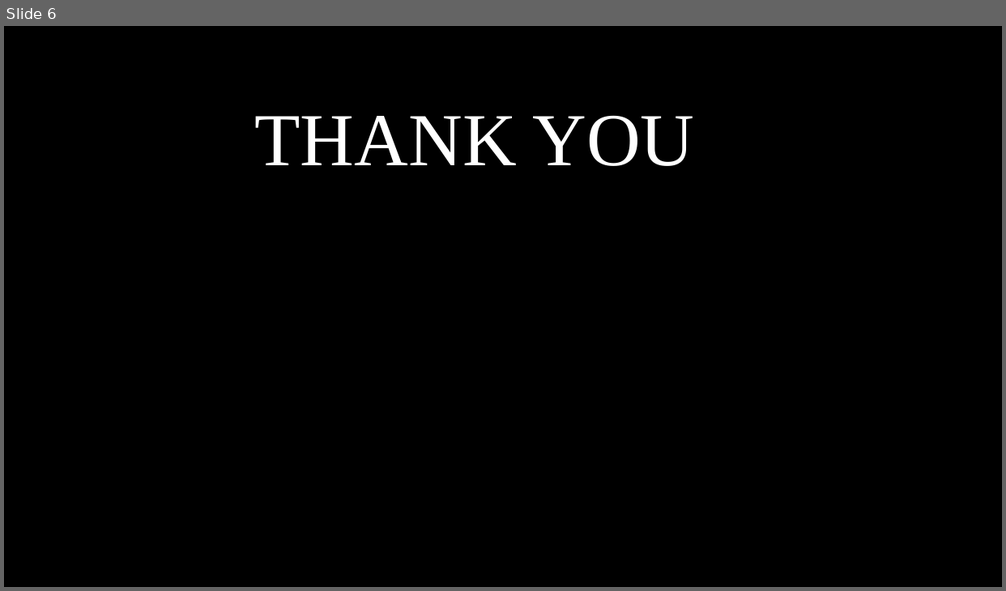
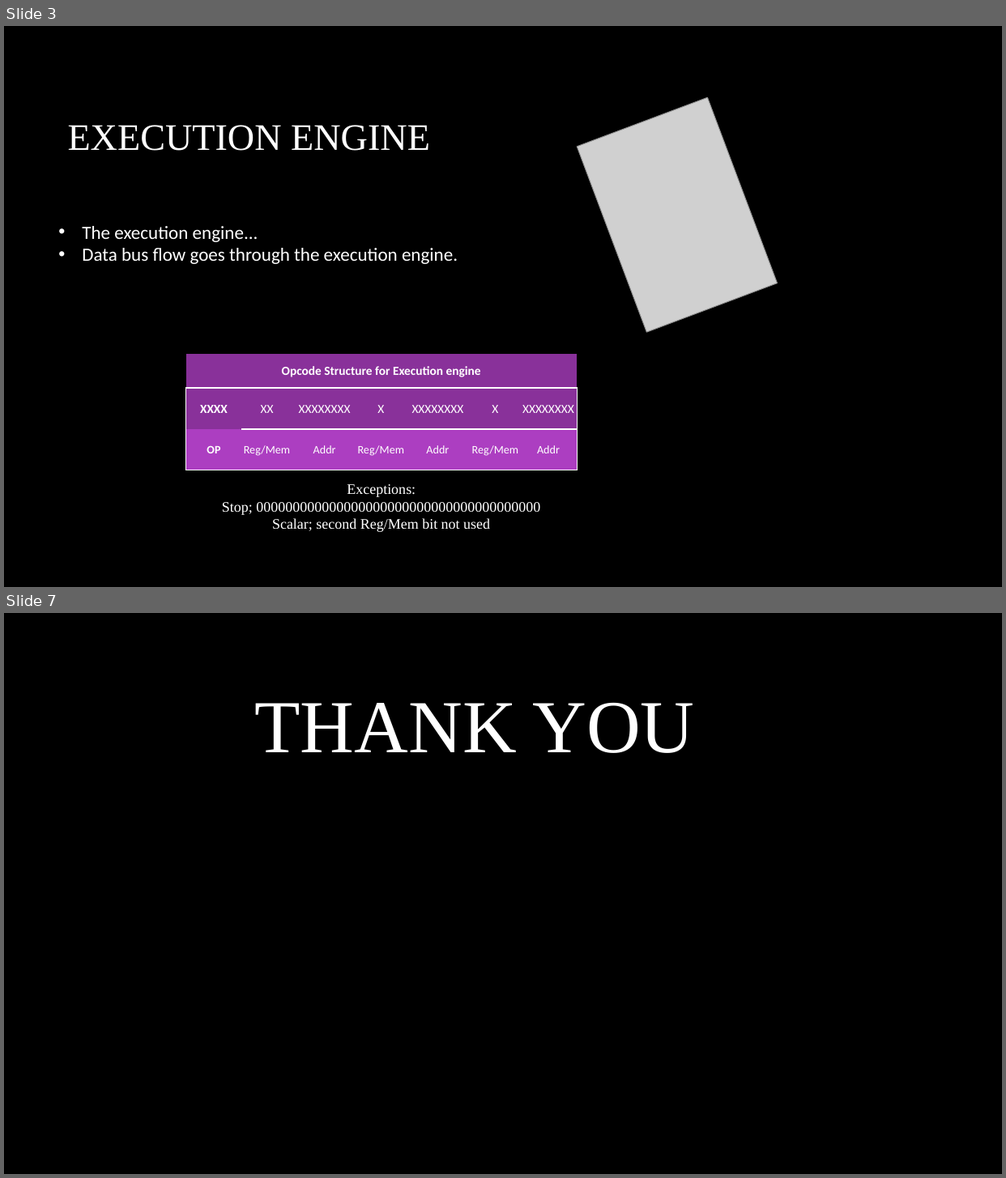
Before and after one commit to leviathansun/SystemVerilogMatrixMultiplicationExecutionEngine, a slide deck: LTS25HDLPresentation.pptx. Shown one above the other, each under a label of ours: slide 6 before the commit, slides 3 and 7 after it; the slides between them are not shown. The pictures are 1006x591 and 1006x1178 pixels, drawn with LibreOffice and Linux fonts; fonts in the diff are those of the drawing; grey boxes stand for pictures; background and template pictures are left out. Boxes give left, top, right and bottom in pixels: in the first picture for what was removed or moved away, otherwise in the second. Text is boxed around its words. In the diff, an @@ line names an element or a change of style, - is before the commit and + after.

```diff
--- a/LTS25HDLPresentation.pptx
+++ b/LTS25HDLPresentation.pptx
@@ slide 3 added at (x1=4, y1=26, x2=1002, y2=587), background picture (left out) @@
@@ picture added at (x1=577, y1=97, x2=777, y2=332) @@
@@ title added at (x1=68, y1=125, x2=430, y2=151), 36 pt, text #FFFFFF @@
+EXECUTION ENGINE
@@ text added at (x1=82, y1=226, x2=458, y2=264), 18 pt, text #FFFFFF @@
+• The execution engine...
+• Data bus flow goes through the execution engine.
@@ table added at (x1=186, y1=354, x2=577, y2=470), 3 rows, 7 columns @@
+Opcode Structure for Execution engine |  |  |  |  |  | 
+XXXX | XX | XXXXXXXX | X | XXXXXXXX | X | XXXXXXXX
+OP | Reg/Mem | Addr | Reg/Mem | Addr | Reg/Mem | Addr
@@ text added at (x1=222, y1=484, x2=540, y2=532), 14 pt, text #FFFFFF @@
+Exceptions:
+Stop; 000000000000000000000000000000000000000
+Scalar; second Reg/Mem bit not used
@@ what was slide 6 is now slide 7 @@
```
Also in this commit, not shown: 2 slides changed, 3 other slides added, 3 slides removed, 20 other files.
